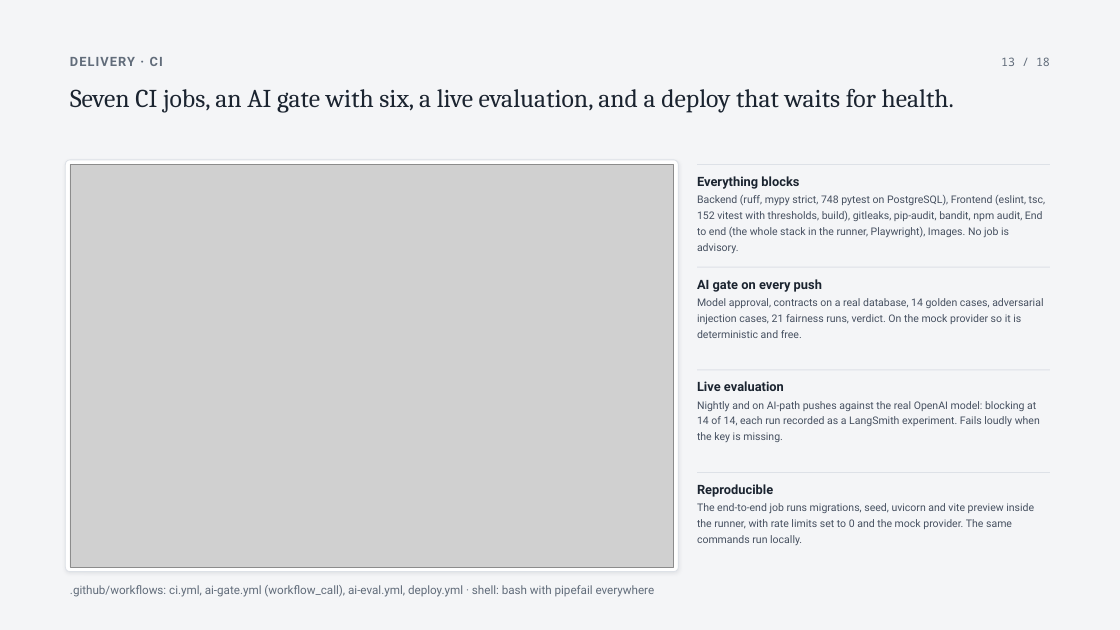
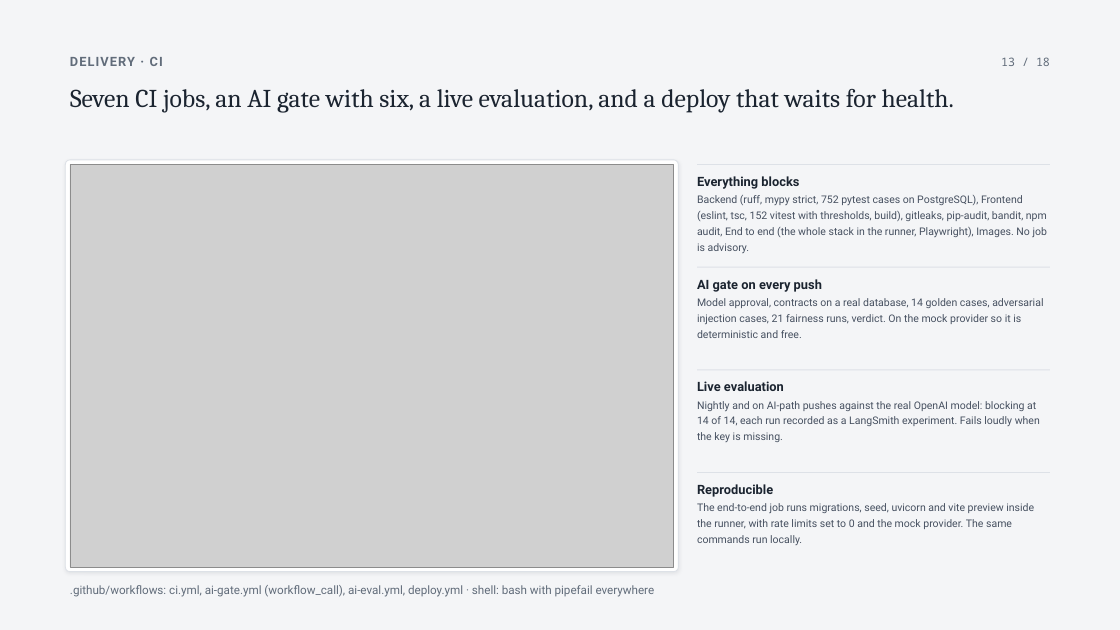
Before and after one commit to SuhaasNv/permitflow, a slide deck: slide 13 of docs/13-debrief/technical-deck/PermitFlow-technical.pptx. Drawn at 1120x630 pixels with LibreOffice and Linux fonts; fonts in the diff are those of the drawing; grey boxes stand for pictures. Boxes give left, top, right and bottom in pixels: in the first picture for what was removed or moved away, otherwise in the second. Text is boxed around its words. In the diff, an @@ line names an element or a change of style, - is before the commit and + after.

Commit message:
fix: operator refusals, layering test, audit purge, JWT secret
Four findings from the review: operator 409 bodies carried internal status codes; the layering test missed bare app.models imports; draft deletion deleted audit rows outside the repository the docs called append-only; a fallback JWT secret existed when JWT_SECRET was empty in the test environment.

```diff
--- a/docs/13-debrief/technical-deck/PermitFlow-technical.pptx
+++ b/docs/13-debrief/technical-deck/PermitFlow-technical.pptx
@@ text at <box>697,195,1047,253</box>: text changed @@
-Backend (ruff, mypy strict, 748 pytest on PostgreSQL), Frontend (eslint, tsc, 152 vitest with thresholds, build), gitleaks, pip-audit, bandit, npm audit, End to end (the whole stack in the runner, Playwright), Images. No job is advisory.
+Backend (ruff, mypy strict, 752 pytest cases on PostgreSQL), Frontend (eslint, tsc, 152 vitest with thresholds, build), gitleaks, pip-audit, bandit, npm audit, End to end (the whole stack in the runner, Playwright), Images. No job is advisory.
```
Also in this commit, not shown: 2 other slides changed, 24 other files.
